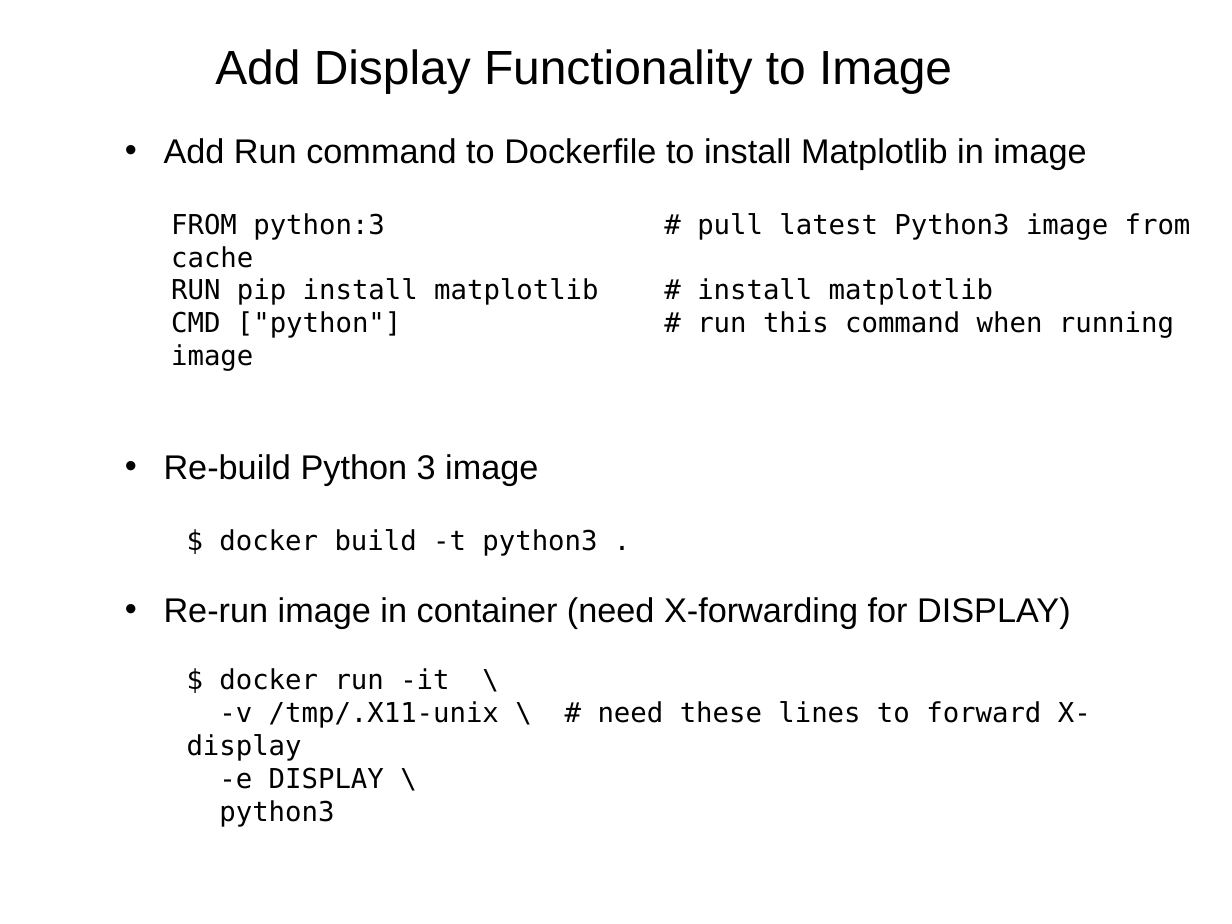
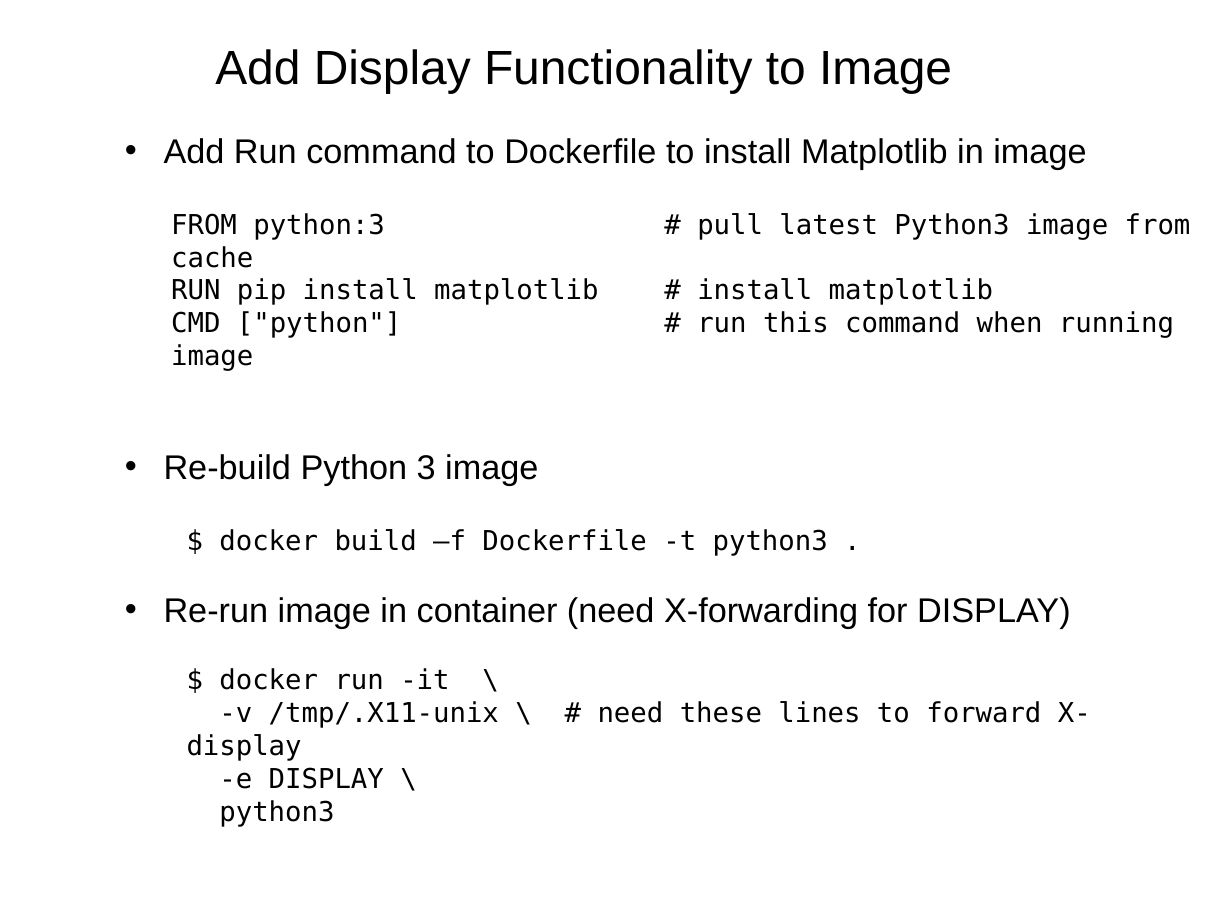
Before and after one commit to dzarro/docs, a slide deck: slide 10 of Docker_AWS.pptx. Drawn at 1232x924 pixels with LibreOffice and Linux fonts; fonts in the diff are those of the drawing. Boxes give left, top, right and bottom in pixels: in the first picture for what was removed or moved away, otherwise in the second. Text is boxed around its words. In the diff, an @@ line names an element or a change of style, - is before the commit and + after.

```diff
--- a/Docker_AWS.pptx
+++ b/Docker_AWS.pptx
@@ text at (219, 529, 828, 556): text changed @@
-  $ docker build -t python3 .
+  $ docker build –f Dockerfile -t python3 .
```
Also in this commit, not shown: 1 other slide changed, 1 other file.
